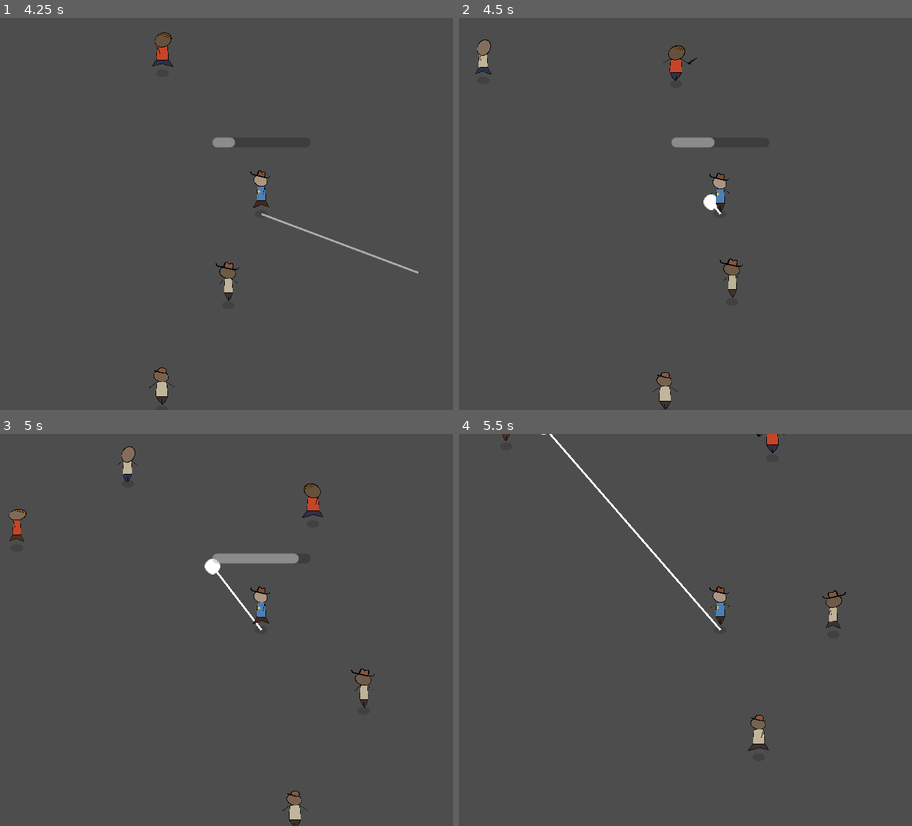
Above: before the commit, frames 1-4 (two rows, left to right).
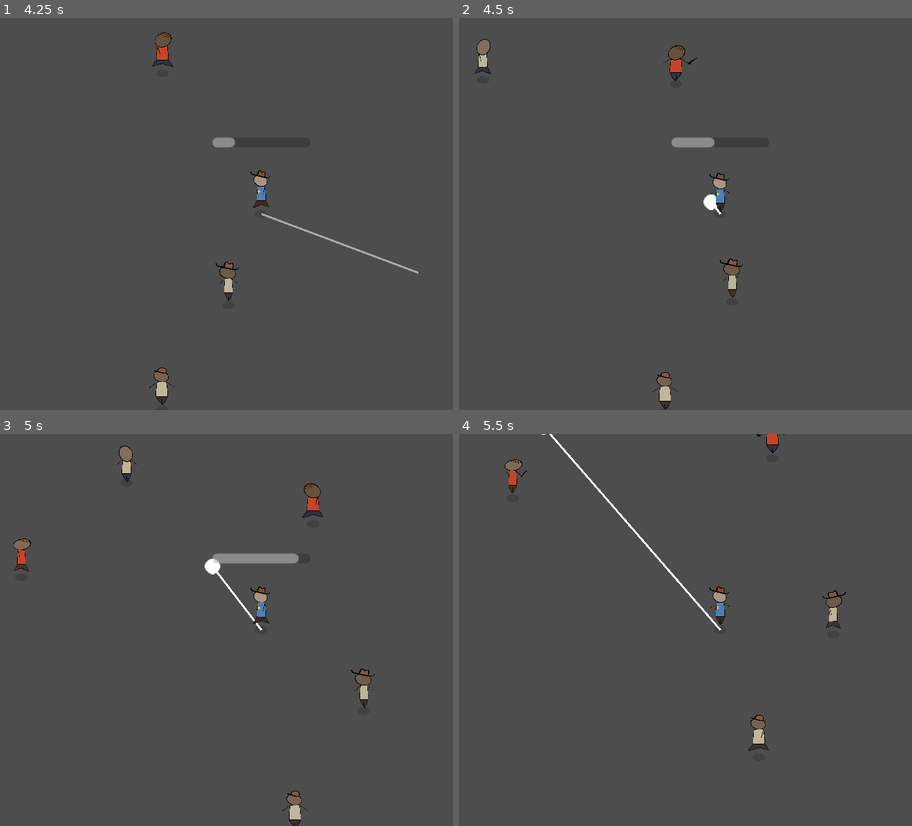
Above: after the commit, the same moments.

Repository: martindzejky/gmtk2025
Game: Godot game, scene res://main.tscn
Two runs of this game, one before a commit and one after it. Both use one fixed random seed, a clock stepped at 60 frames per second and the inputs below.
Inputs (mouse positions are in pixels of both pictures, inside the frame that each line leads up to):
- Up to frame 1 (4.25 s): move the mouse to (375, 194) at 0.52 s; hold D (move_right) 0.53-1.28 s; tap Shift (dash) at 0.6, 2.1, 3.6 s; move the mouse to (158, 233) at 1.27 s; hold S (move_down) 1.28-2.03 s; click (158, 233) at 1.35 s; move the mouse to (312, 127) at 2.02 s; hold D (move_right) 2.03-2.78 s; move the mouse to (235, 292) at 2.77 s; hold W (move_up) 2.78-3.53 s; click (235, 292) at 2.85 s; move the mouse to (416, 272) at 3.52 s; hold A (move_left) from 3.53 s (still down)
- Up to frame 2 (4.5 s): keep holding A (move_left); move the mouse to (563, 155) at 4.27 s; click (563, 155) at 4.35 s
- Up to frame 3 (5 s): keep holding A (move_left)
- Up to frame 4 (5.5 s): move the mouse to (744, 630) at 5.02 s; release A (move_left) at 5.03 s; hold S (move_down) from 5.03 s (still down); tap Shift (dash) at 5.1 s

Frame 1 is identical in both runs. In frame 2, less than 0.1% of the frame differs, in the area x 3-8%, y 5-15%; in frame 3, 0.5%, in the area x 1-31%, y 3-35%; in frame 4, 0.2%.

Commit message:
lower chance to attack folks

Diff:
--- a/objects/enemy.tscn
+++ b/objects/enemy.tscn
@@ -27,7 +27,7 @@
 dude = NodePath("dude")
 melee_strike_distance = 40.0
 melee_strike_object = ExtResource("2_41oev")
-attack_folks_bias = 0.8
+attack_folks_bias = 0.2
 min_ranged_attack_distance = 140.0
 max_ranged_attack_distance = 180.0
 projectile_object = ExtResource("3_we7g8")
--- a/objects/folk.tscn
+++ b/objects/folk.tscn
@@ -12,12 +12,11 @@
 [sub_resource type="CircleShape2D" id="CircleShape2D_6qcaw"]
 radius = 183.068
 
-[node name="folk" type="CharacterBody2D" node_paths=PackedStringArray("label", "dude", "nearby_area", "idle_timer", "running_away_from_enemies_timer", "enemy_attack_timer") groups=["folk"]]
+[node name="folk" type="CharacterBody2D" node_paths=PackedStringArray("dude", "nearby_area", "idle_timer", "running_away_from_enemies_timer", "enemy_attack_timer") groups=["folk"]]
 collision_layer = 32
 collision_mask = 63
 motion_mode = 1
 script = ExtResource("1_6qcaw")
-label = NodePath("")
 dude = NodePath("dude")
 nearby_area = NodePath("nearby_area")
 flocking_separation_distance = 32
